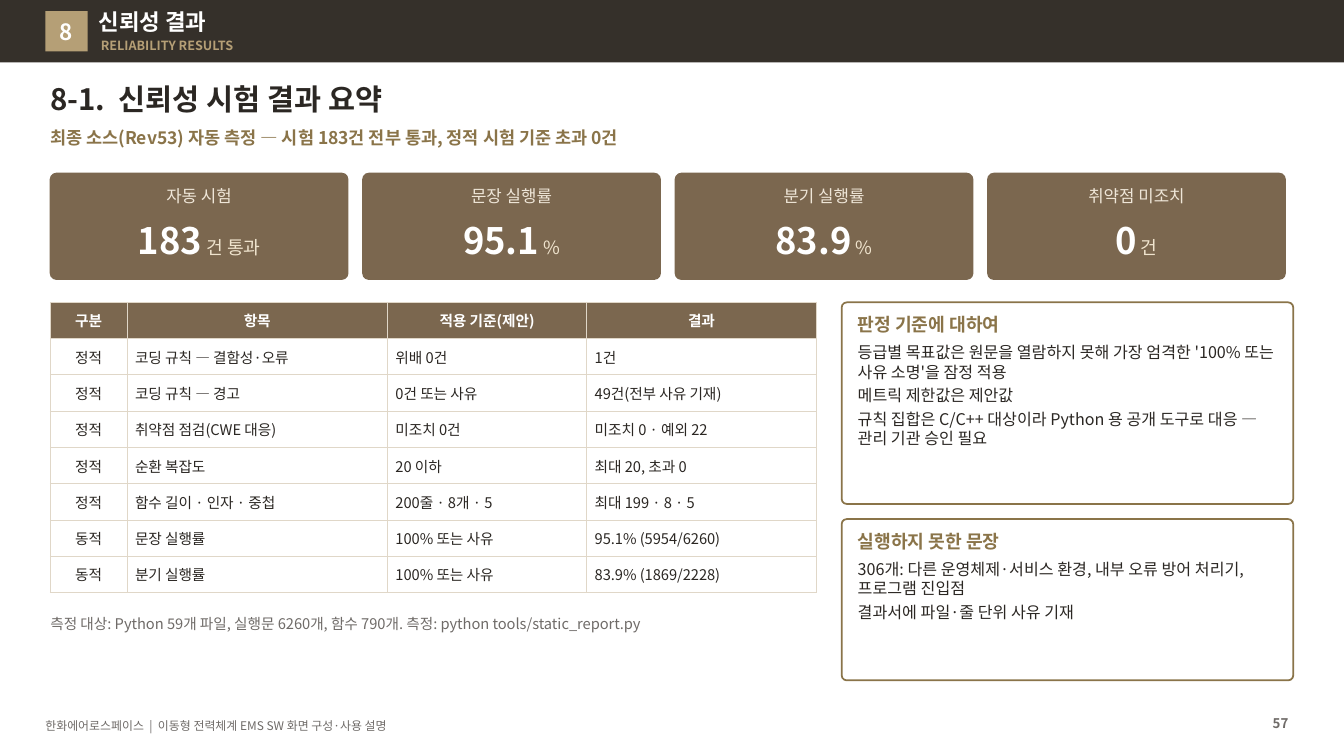
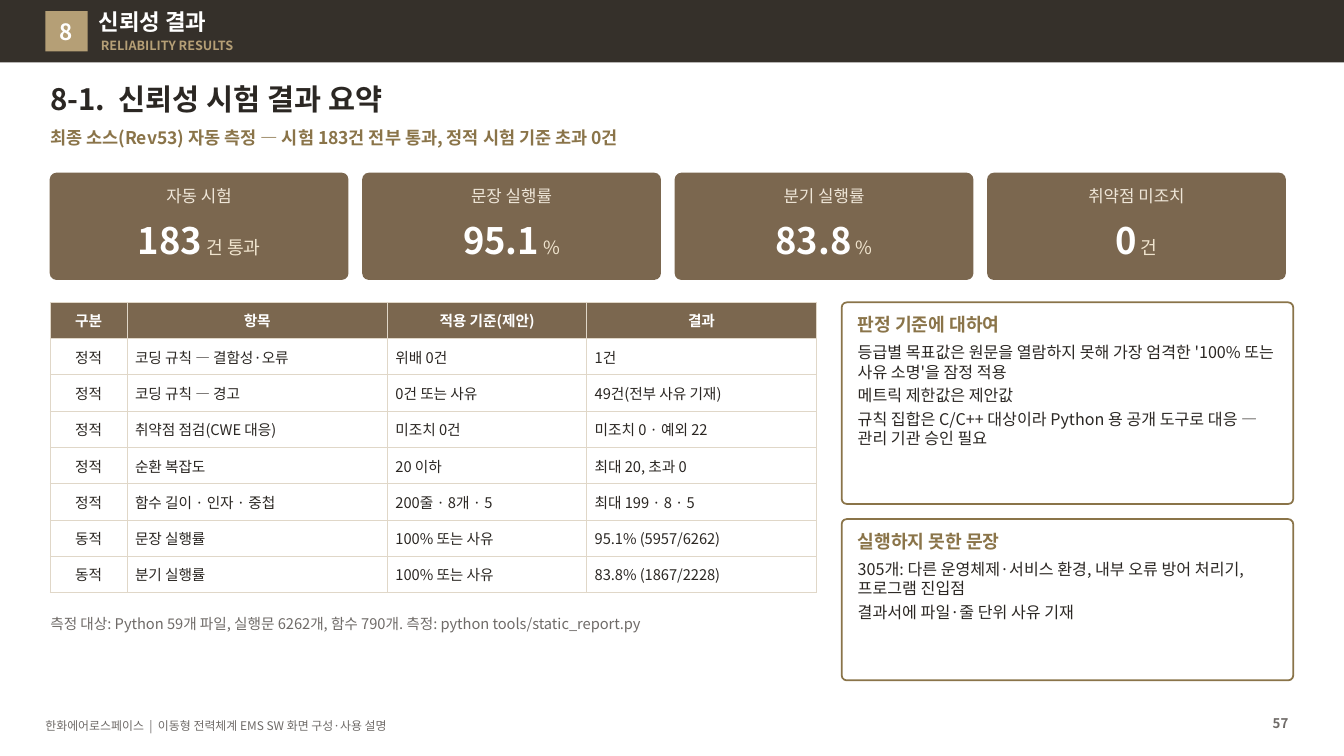
Before and after one commit to byunjd112-hue/headroom, a slide deck: slide 57 of mobile_ems/docs/out/IFPS_EMS_SW_화면구성_사용설명_보고자료_Rev53.pptx. Drawn at 1344x756 pixels with LibreOffice and Linux fonts; fonts in the diff are those of the drawing. Boxes give left, top, right and bottom in pixels: in the first picture for what was removed or moved away, otherwise in the second. Text is boxed around its words. In the diff, an @@ line names an element or a change of style, - is before the commit and + after.

```diff
--- a/mobile_ems/docs/out/IFPS_EMS_SW_화면구성_사용설명_보고자료_Rev53.pptx
+++ b/mobile_ems/docs/out/IFPS_EMS_SW_화면구성_사용설명_보고자료_Rev53.pptx
@@ text at box(775, 226, 851, 255): text changed @@
-83.9 %
+83.8 %
@@ table at box(50, 302, 817, 587) @@
-row 7, column 4: 95.1% (5954/6260)
+row 7, column 4: 95.1% (5957/6262)
-row 8, column 4: 83.9% (1869/2228)
+row 8, column 4: 83.8% (1867/2228)
@@ text at box(858, 561, 1244, 595): text changed @@
-306개: 다른 운영체제·서비스 환경, 내부 오류 방어 처리기, 프로그램 진입점
+305개: 다른 운영체제·서비스 환경, 내부 오류 방어 처리기, 프로그램 진입점
@@ text at box(50, 617, 641, 633): text changed @@
-측정 대상: Python 59개 파일, 실행문 6260개, 함수 790개. 측정: python tools/static_report.py
+측정 대상: Python 59개 파일, 실행문 6262개, 함수 790개. 측정: python tools/static_report.py
```
Also in this commit, not shown: 4 other slides changed, 23 other files.
